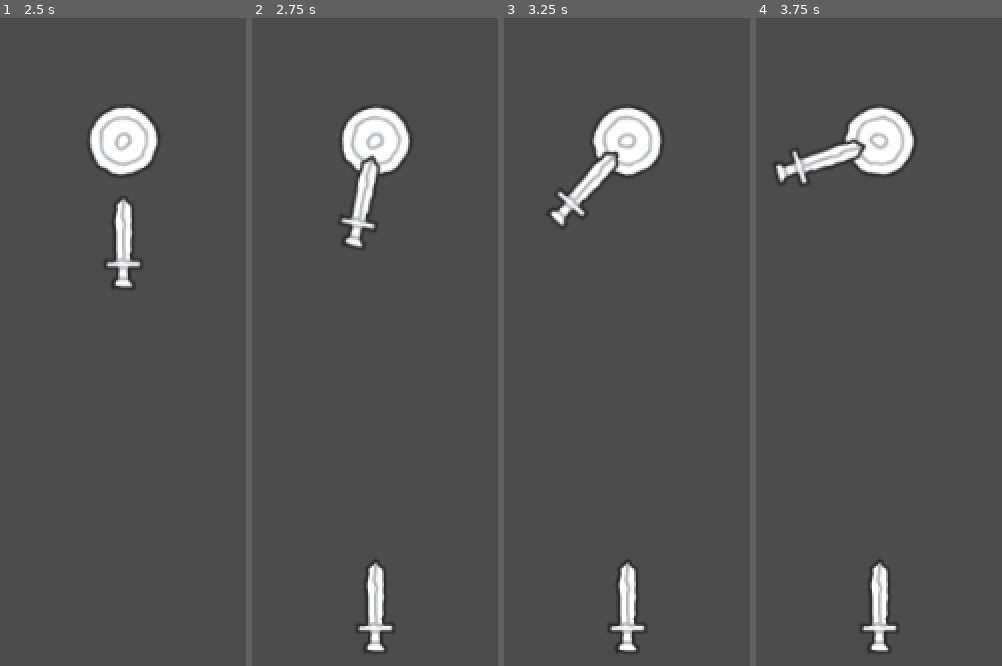
Above: before the commit, frames 1-4 (left to right).
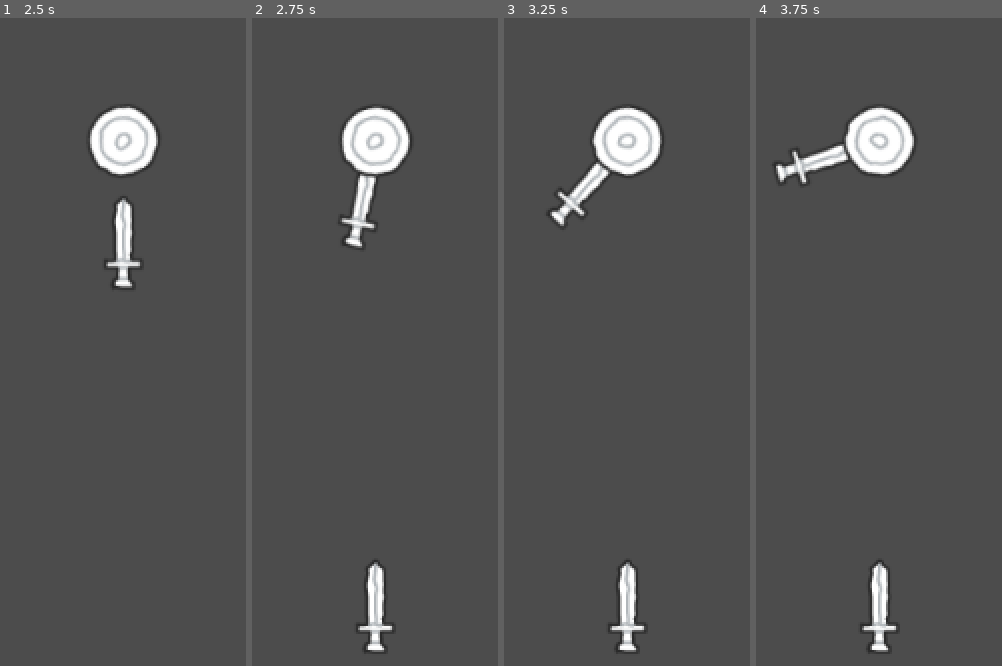
Above: after the commit, the same moments.

Repository: alijomeiy/target
Game: Godot game, scene res://Main/Main.tscn
Same seed, same stepped clock (60 frames per second), same inputs: the game is played once before the commit and once after it.
Inputs:
- Up to frame 1 (2.5 s): tap Enter at 2 s
- Up to frame 2 (2.75 s): no input
- Up to frame 3 (3.25 s): no input
- Up to frame 4 (3.75 s): no input

Frame 1 is identical in both runs. In frame 2, 0.2% of the frame differs, in the area x 43-53%, y 20-25%; in frame 3, 0.2%, in the area x 38-48%, y 20-24%; in frame 4, 0.2%.

Commit message:
- change knife parent     + more clean scene     + true rendering order

Diff:
--- a/Target/Target.gd
+++ b/Target/Target.gd
@@ -25,6 +25,6 @@
 	var rot = area_parent.global_rotation
 	var main_parent = area_parent.get_parent()
 	main_parent.remove_child(area_parent)
-	add_child(area_parent)
+	other_knife.add_child(area_parent)
 	area_parent.global_position = pos
 	area_parent.global_rotation = rot
